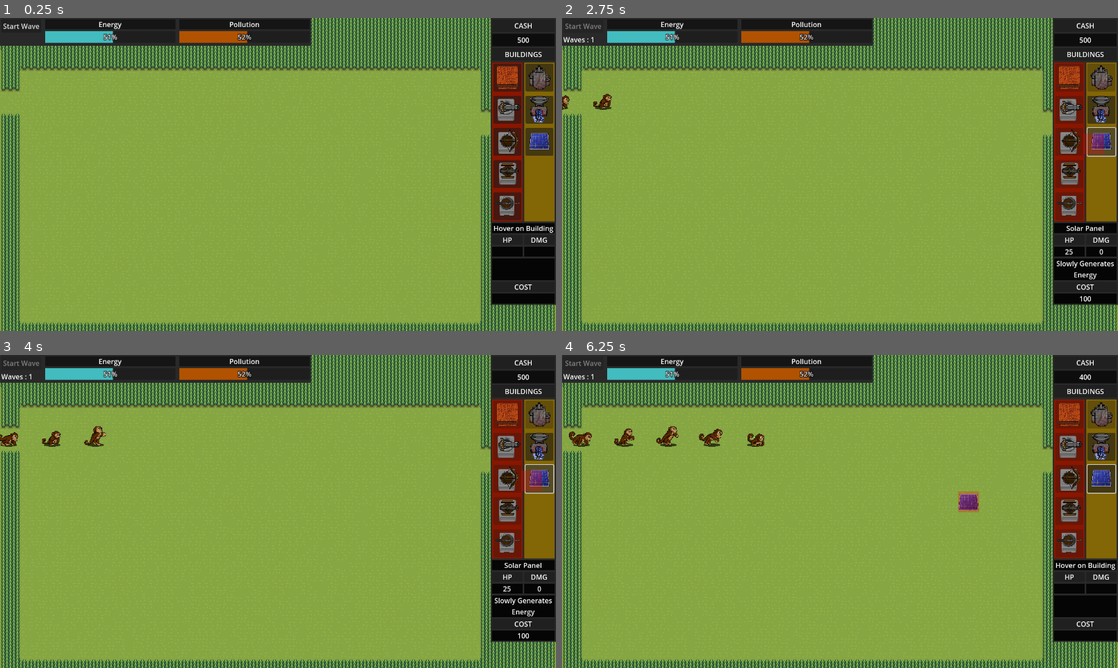
Above: before the commit, frames 1-4 (two rows, left to right).
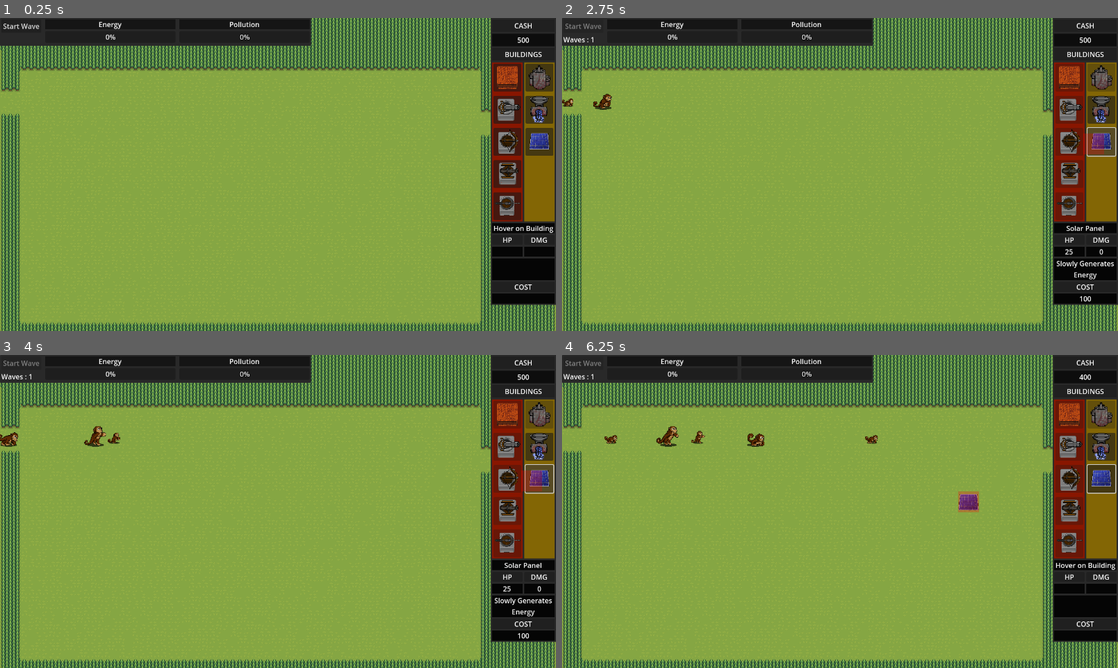
Above: after the commit, the same moments.

Repository: Krish-Dubey/uwa-game-jam
Game: Godot game, scene res://scenes/map.tscn
The game is run twice, just before and just after one commit, with the same random seed, the same clock (stepped at 60 frames per second) and the same inputs. The engine's default icon, where the game draws it, is replaced by a stand-in: a white triangle on a blue panel in a dark square.
Inputs (mouse positions are in pixels of both pictures, inside the frame that each line leads up to):
- Up to frame 1 (0.25 s): no input
- Up to frame 2 (2.75 s): click "Start Wave" at 0.5 s; click (1101, 108) at 1.25 s; click (1101, 143) at 2 s
- Up to frame 3 (4 s): click (539, 445) at 2.75 s; click (539, 480) at 3.5 s
- Up to frame 4 (6.25 s): click (1101, 445) at 4.25 s; click (1101, 480) at 5 s; move the mouse to (962, 495) at 5.77 s; click (962, 495) at 5.85 s

The runs differ from the first frame. In frame 1, 0.9% of the frame differs, in the area x 8-46%, y 4-8%; in frame 2, 1.0%; in frame 3, 1.1%; in frame 4, 1.5%, in the area x 1-57%, y 4-30%.

Commit message:
Add different spawning units

Diff:
--- a/scenes/economy.gd
+++ b/scenes/economy.gd
@@ -1,4 +1,8 @@
 extends Node
+
+@export var EnergyBar : ProgressBar
+@export var Pollutionbar : ProgressBar
 
 var ConstructionCash = 500
 var EnergyGenerated = 0
+var CurrentPollution = 0
--- a/scenes/enemies/fastwalker.tscn
+++ b/scenes/enemies/fastwalker.tscn
@@ -1,23 +1,73 @@
-[gd_scene load_steps=6 format=3 uid="uid://dqr76mxmntcp2"]
+[gd_scene load_steps=18 format=3 uid="uid://dqr76mxmntcp2"]
 
 [ext_resource type="Script" uid="uid://cs16ybkcd38bb" path="res://scripts/walkertest.gd" id="1_80eva"]
-[ext_resource type="Texture2D" uid="uid://conhbe48wu8lx" path="res://sprite/icon.svg" id="2_7xnej"]
 [ext_resource type="Script" uid="uid://bhcycc38peq4c" path="res://scripts/health_component.gd" id="3_hnbjv"]
-
-[sub_resource type="CircleShape2D" id="CircleShape2D_80eva"]
+[ext_resource type="Texture2D" uid="uid://cdcjifnkru417" path="res://sprite/monkey-frames/tile000.png" id="3_j5hwf"]
+[ext_resource type="Texture2D" uid="uid://dy0geoqwajdfe" path="res://sprite/monkey-frames/tile001.png" id="4_fb7pl"]
+[ext_resource type="Texture2D" uid="uid://bmaymjv0yinap" path="res://sprite/monkey-frames/tile002.png" id="5_whaoi"]
+[ext_resource type="Texture2D" uid="uid://bytpwpyqbqkbc" path="res://sprite/monkey-frames/tile003.png" id="6_xvn7l"]
+[ext_resource type="Texture2D" uid="uid://5redy7sjwkt" path="res://sprite/monkey-frames/tile004.png" id="7_1ybvq"]
+[ext_resource type="Texture2D" uid="uid://djjpp0jej6ou4" path="res://sprite/monkey-frames/tile005.png" id="8_lrje7"]
+[ext_resource type="Texture2D" uid="uid://bnrig2b4x3x8c" path="res://sprite/monkey-frames/tile006.png" id="9_4466k"]
+[ext_resource type="Texture2D" uid="uid://cjdbrjfsandpt" path="res://sprite/monkey-frames/tile007.png" id="10_2dngg"]
+[ext_resource type="Texture2D" uid="uid://1dwv205430os" path="res://sprite/monkey-frames/tile008.png" id="11_bhq78"]
+[ext_resource type="Texture2D" uid="uid://36etbqtr75sy" path="res://sprite/monkey-frames/tile009.png" id="12_ucihq"]
+[ext_resource type="Texture2D" uid="uid://dftnkv7w7ogw4" path="res://sprite/monkey-frames/tile010.png" id="13_48pcq"]
+[ext_resource type="Texture2D" uid="uid://dnbpaagbp0a6u" path="res://sprite/monkey-frames/tile011.png" id="14_b2ib0"]
+[ext_resource type="Texture2D" uid="uid://bkld4h5ouvumi" path="res://sprite/shadow.png" id="15_yp0bp"]
 
 [sub_resource type="RectangleShape2D" id="RectangleShape2D_q4brm"]
 size = Vector2(24.6154, 24.6154)
+
+[sub_resource type="SpriteFrames" id="SpriteFrames_a000y"]
+animations = [{
+"frames": [{
+"duration": 1.0,
+"texture": ExtResource("3_j5hwf")
+}, {
+"duration": 1.0,
+"texture": ExtResource("4_fb7pl")
+}, {
+"duration": 1.0,
+"texture": ExtResource("5_whaoi")
+}, {
+"duration": 1.0,
+"texture": ExtResource("6_xvn7l")
+}, {
+"duration": 1.0,
+"texture": ExtResource("7_1ybvq")
+}, {
+"duration": 1.0,
+"texture": ExtResource("8_lrje7")
+}, {
+"duration": 1.0,
+"texture": ExtResource("9_4466k")
+}, {
+"duration": 1.0,
+"texture": ExtResource("10_2dngg")
+}, {
+"duration": 1.0,
+"texture": ExtResource("11_bhq78")
+}, {
+"duration": 1.0,
+"texture": ExtResource("12_ucihq")
+}, {
+"duration": 1.0,
+"texture": ExtResource("13_48pcq")
+}, {
+"duration": 1.0,
+"texture": ExtResource("14_b2ib0")
+}],
+"loop": true,
+"name": &"default",
+"speed": 1.0
+}]
 
 [node name="fastWalker" type="CharacterBody2D" groups=["enemy"]]
 z_index = 1
 scale = Vector2(0.8, 0.8)
 script = ExtResource("1_80eva")
 movement_speed = 200.0
-
-[node name="Sprite2D" type="Sprite2D" parent="."]
-scale = Vector2(0.1875, 0.1875)
-texture = ExtResource("2_7xnej")
 
 [node name="NavigationAgent2D" type="NavigationAgent2D" parent="."]
 path_postprocessing = 2
@@ -29,14 +79,25 @@
 script = ExtResource("3_hnbjv")
 agent = NodePath("..")
 
-[node name="Collision Box" type="CollisionShape2D" parent="."]
-shape = SubResource("CircleShape2D_80eva")
-
 [node name="Area2D" type="Area2D" parent="."]
 collision_layer = 2
 collision_mask = 0
 
 [node name="Hit Box" type="CollisionShape2D" parent="Area2D"]
 position = Vector2(2.75098e-07, -2.75098e-07)
+scale = Vector2(1, 1)
 shape = SubResource("RectangleShape2D_q4brm")
 debug_color = Color(0.968513, 0, 0.46738, 0.42)
+
+[node name="AnimatedSprite2D" type="AnimatedSprite2D" parent="."]
+z_index = 1
+scale = Vector2(0.029, 0.029)
+sprite_frames = SubResource("SpriteFrames_a000y")
+autoplay = "default"
+flip_h = true
+
+[node name="Sprite2D2" type="Sprite2D" parent="AnimatedSprite2D"]
+z_index = -1
+position = Vector2(-6.57706e-05, 344.828)
+scale = Vector2(20.944, 20.944)
+texture = ExtResource("15_yp0bp")
--- a/scenes/enemies/large_walker.tscn
+++ /dev/null
@@ -1,42 +0,0 @@
-[gd_scene load_steps=6 format=3 uid="uid://chkg13dto4xne"]
-
-[ext_resource type="Script" uid="uid://cs16ybkcd38bb" path="res://scripts/walkertest.gd" id="1_tlqob"]
-[ext_resource type="Texture2D" uid="uid://conhbe48wu8lx" path="res://sprite/icon.svg" id="2_24cst"]
-[ext_resource type="Script" uid="uid://bhcycc38peq4c" path="res://scripts/health_component.gd" id="3_34tvn"]
-
-[sub_resource type="CircleShape2D" id="CircleShape2D_tlqob"]
-
-[sub_resource type="RectangleShape2D" id="RectangleShape2D_q4brm"]
-size = Vector2(24.6154, 24.6154)
-
-[node name="LargeWalker" type="CharacterBody2D" groups=["enemy"]]
-z_index = 1
-scale = Vector2(2, 2)
-script = ExtResource("1_tlqob")
-movement_speed = 100.0
-
-[node name="Sprite2D" type="Sprite2D" parent="."]
-scale = Vector2(0.1875, 0.1875)
-texture = ExtResource("2_24cst")
-
-[node name="NavigationAgent2D" type="NavigationAgent2D" parent="."]
-path_postprocessing = 2
-path_metadata_flags = 5
-time_horizon_agents = 3.0
-debug_path_custom_color = Color(0, 1, 1, 1)
-
-[node name="HealthComponent" type="Node" parent="." node_paths=PackedStringArray("agent")]
-script = ExtResource("3_34tvn")
-agent = NodePath("..")
-
-[node name="Collision Box" type="CollisionShape2D" parent="."]
-shape = SubResource("CircleShape2D_tlqob")
-
-[node name="Area2D" type="Area2D" parent="."]
-collision_layer = 2
-collision_mask = 0
-
-[node name="Hit Box" type="CollisionShape2D" parent="Area2D"]
-position = Vector2(2.75098e-07, -2.75098e-07)
-shape = SubResource("RectangleShape2D_q4brm")
-debug_color = Color(0.968513, 0, 0.46738, 0.42)
--- /dev/null
+++ b/scenes/enemies/largewalker.tscn
@@ -0,0 +1,102 @@
+[gd_scene load_steps=18 format=3 uid="uid://chkg13dto4xne"]
+
+[ext_resource type="Script" uid="uid://cs16ybkcd38bb" path="res://scripts/walkertest.gd" id="1_tlqob"]
+[ext_resource type="Script" uid="uid://bhcycc38peq4c" path="res://scripts/health_component.gd" id="3_34tvn"]
+[ext_resource type="Texture2D" uid="uid://cdcjifnkru417" path="res://sprite/monkey-frames/tile000.png" id="3_pyin3"]
+[ext_resource type="Texture2D" uid="uid://dy0geoqwajdfe" path="res://sprite/monkey-frames/tile001.png" id="4_pergh"]
+[ext_resource type="Texture2D" uid="uid://bmaymjv0yinap" path="res://sprite/monkey-frames/tile002.png" id="5_om4ow"]
+[ext_resource type="Texture2D" uid="uid://bytpwpyqbqkbc" path="res://sprite/monkey-frames/tile003.png" id="6_jvfqr"]
+[ext_resource type="Texture2D" uid="uid://5redy7sjwkt" path="res://sprite/monkey-frames/tile004.png" id="7_ch35s"]
+[ext_resource type="Texture2D" uid="uid://djjpp0jej6ou4" path="res://sprite/monkey-frames/tile005.png" id="8_oexli"]
+[ext_resource type="Texture2D" uid="uid://bnrig2b4x3x8c" path="res://sprite/monkey-frames/tile006.png" id="9_u0uop"]
+[ext_resource type="Texture2D" uid="uid://cjdbrjfsandpt" path="res://sprite/monkey-frames/tile007.png" id="10_myaar"]
+[ext_resource type="Texture2D" uid="uid://1dwv205430os" path="res://sprite/monkey-frames/tile008.png" id="11_m23xf"]
+[ext_resource type="Texture2D" uid="uid://36etbqtr75sy" path="res://sprite/monkey-frames/tile009.png" id="12_d7t2l"]
+[ext_resource type="Texture2D" uid="uid://dftnkv7w7ogw4" path="res://sprite/monkey-frames/tile010.png" id="13_jdl7y"]
+[ext_resource type="Texture2D" uid="uid://dnbpaagbp0a6u" path="res://sprite/monkey-frames/tile011.png" id="14_cf6b2"]
+[ext_resource type="Texture2D" uid="uid://bkld4h5ouvumi" path="res://sprite/shadow.png" id="15_u640h"]
+
+[sub_resource type="RectangleShape2D" id="RectangleShape2D_q4brm"]
+size = Vector2(24.6154, 24.6154)
+
+[sub_resource type="SpriteFrames" id="SpriteFrames_hbeof"]
+animations = [{
+"frames": [{
+"duration": 1.0,
+"texture": ExtResource("3_pyin3")
+}, {
+"duration": 1.0,
+"texture": ExtResource("4_pergh")
+}, {
+"duration": 1.0,
+"texture": ExtResource("5_om4ow")
+}, {
+"duration": 1.0,
+"texture": ExtResource("6_jvfqr")
+}, {
+"duration": 1.0,
+"texture": ExtResource("7_ch35s")
+}, {
+"duration": 1.0,
+"texture": ExtResource("8_oexli")
+}, {
+"duration": 1.0,
+"texture": ExtResource("9_u0uop")
+}, {
+"duration": 1.0,
+"texture": ExtResource("10_myaar")
+}, {
+"duration": 1.0,
+"texture": ExtResource("11_m23xf")
+}, {
+"duration": 1.0,
+"texture": ExtResource("12_d7t2l")
+}, {
+"duration": 1.0,
+"texture": ExtResource("13_jdl7y")
+}, {
+"duration": 1.0,
+"texture": ExtResource("14_cf6b2")
+}],
+"loop": true,
+"name": &"default",
+"speed": 1.0
+}]
+
+[node name="LargeWalker" type="CharacterBody2D" groups=["enemy"]]
+z_index = 1
+scale = Vector2(2, 2)
+script = ExtResource("1_tlqob")
+movement_speed = 100.0
+
+[node name="NavigationAgent2D" type="NavigationAgent2D" parent="."]
+path_postprocessing = 2
+path_metadata_flags = 5
+time_horizon_agents = 3.0
+debug_path_custom_color = Color(0, 1, 1, 1)
+
+[node name="HealthComponent" type="Node" parent="." node_paths=PackedStringArray("agent")]
+script = ExtResource("3_34tvn")
+agent = NodePath("..")
+
+[node name="Area2D" type="Area2D" parent="."]
+collision_layer = 2
+collision_mask = 0
+
+[node name="Hit Box" type="CollisionShape2D" parent="Area2D"]
+position = Vector2(2.75098e-07, -2.75098e-07)
+shape = SubResource("RectangleShape2D_q4brm")
+debug_color = Color(0.968513, 0, 0.46738, 0.42)
+
+[node name="AnimatedSprite2D" type="AnimatedSprite2D" parent="."]
+z_index = 1
+scale = Vector2(0.029, 0.029)
+sprite_frames = SubResource("SpriteFrames_hbeof")
+autoplay = "default"
+flip_h = true
+
+[node name="Sprite2D2" type="Sprite2D" parent="AnimatedSprite2D"]
+z_index = -1
+position = Vector2(-6.57706e-05, 344.828)
+scale = Vector2(20.944, 20.944)
+texture = ExtResource("15_u640h")
--- a/scenes/enemies/walkertest.tscn
+++ b/scenes/enemies/walkertest.tscn
@@ -60,8 +60,6 @@
 "speed": 1.0
 }]
 
-[sub_resource type="CircleShape2D" id="CircleShape2D_q4brm"]
-
 [sub_resource type="RectangleShape2D" id="RectangleShape2D_q4brm"]
 size = Vector2(24.6154, 24.6154)
 
@@ -95,9 +93,6 @@
 script = ExtResource("3_33kmq")
 agent = NodePath("..")
 
-[node name="Collision Box" type="CollisionShape2D" parent="."]
-shape = SubResource("CircleShape2D_q4brm")
-
 [node name="Area2D" type="Area2D" parent="."]
 collision_layer = 2
 collision_mask = 0
--- a/scenes/map.tscn
+++ b/scenes/map.tscn
@@ -1877,7 +1877,6 @@
 theme_override_colors/font_outline_color = Color(0.117647, 0.117647, 0.117647, 1)
 theme_override_constants/outline_size = 5
 theme_override_styles/fill = SubResource("StyleBoxFlat_mkblt")
-value = 51.87
 
 [node name="Pollution Vbox Container" type="VBoxContainer" parent="UI/UI Top Left/PanelContainer/MarginContainer/HBoxContainer2"]
 layout_mode = 2
@@ -1899,7 +1898,6 @@
 layout_mode = 2
 theme_override_constants/outline_size = 5
 theme_override_styles/fill = SubResource("StyleBoxFlat_6ek7f")
-value = 52.03
 
 [node name="BG Color" type="ColorRect" parent="UI/UI Top Left/PanelContainer"]
 z_index = -1
@@ -2229,6 +2227,7 @@
 horizontal_alignment = 1
 autowrap_mode = 2
 
+[connection signal="area_entered" from="PlayerNode/EndPath/Area2D" to="PlayerNode/EndPath/Area2D" method="_on_area_entered"]
 [connection signal="body_entered" from="PlayerNode/EndPath/Area2D" to="PlayerNode/EndPath/Area2D" method="_on_body_entered"]
 [connection signal="timeout" from="Spawn/SpawnTimer" to="Spawn" method="_on_spawn_timer_timeout"]
 [connection signal="wave_end" from="Spawn/EnemyContainer" to="Spawn" method="_on_enemy_container_wave_end"]
--- a/scripts/enemy_info.gd
+++ b/scripts/enemy_info.gd
@@ -11,7 +11,14 @@
 
 	{
 		"enemyName": "FastWalker",
-		"resourcePath": "res://scenes/enemies/walkertest.tscn",
+		"resourcePath": "res://scenes/enemies/fastwalker.tscn",
+		"cost" : 2,
+		"rarity" : "common"
+	},
+
+	{
+		"enemyName": "LargeWalker",
+		"resourcePath": "res://scenes/enemies/largewalker.tscn",
 		"cost" : 2,
 		"rarity" : "common"
 	}
--- a/scripts/factory.gd
+++ b/scripts/factory.gd
@@ -2,8 +2,18 @@
 
 @export var pollution: float = 50
 @onready var SpawnNode = $"../../../Spawn"
+@onready var PlayerEconomy = $"../../../PlayerNode/PlayerEconomy"
 var EnemyContainer : Node
+@onready var NextWaveButton = SpawnNode.next_wave_button
+
 
 func _ready():
-	print(SpawnNode.get_children()[2])
-	print(SpawnNode.enemy_wave)
+	EnemyContainer = SpawnNode.get_children()[2]
+	EnemyContainer.wave_end.connect(_on_wave_end)
+	NextWaveButton.pressed.connect(_on_new_wave)
+
+func _on_wave_end():
+	pass
+
+func _on_new_wave():
+	pass
--- a/scripts/home_base.gd
+++ b/scripts/home_base.gd
@@ -2,8 +2,8 @@
 
 var health = 20
 
-func _on_body_entered(body) -> void:
+func _on_area_entered(area: Area2D) -> void:
 	health -= 1
 	if health == 0:
 		print("dead")
-	body.queue_free()
+	area.get_parent().queue_free()
--- a/scripts/spawn.gd
+++ b/scripts/spawn.gd
@@ -11,6 +11,9 @@
 @export var next_wave_button : Button
 @export var buldings_button : Array[Button]
 @export var placement_script : Node
+
+var rng = RandomNumberGenerator.new()
+
 signal new_wave
 
 var currentWave = 0
@@ -78,7 +81,7 @@
 	wave_label.text = "Waves : " + str(currentWave)
 	var common_list = EnemyInfo.getCategory("common")
 	while currentPoint > 0:
-		enemy_wave.append(EnemyInfo.LoadedEnemies[common_list[0]])
+		enemy_wave.append(EnemyInfo.LoadedEnemies[rng.randi_range(0, EnemyInfo.LoadedEnemies.size() - 1)])
 		currentPoint -= 1
 	new_wave.emit()
 	next_wave_button.disabled = true
Not shown: 1 places in scenes/enemies/walkertest.tscn that only renumber resources
